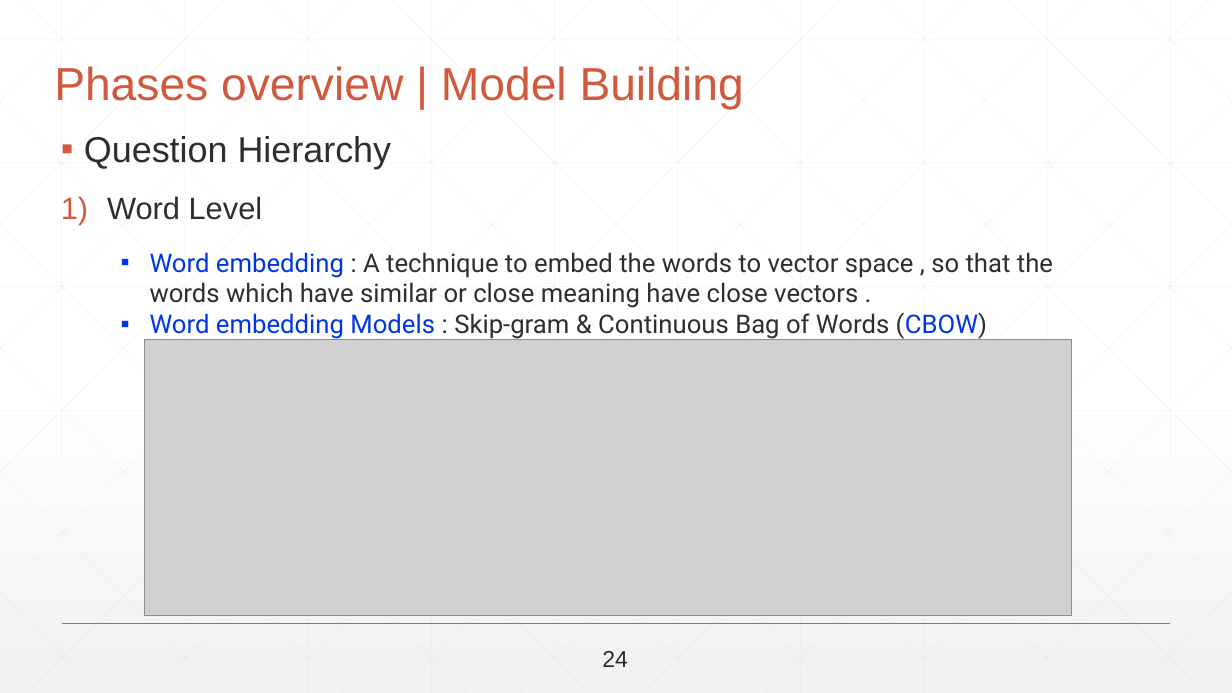
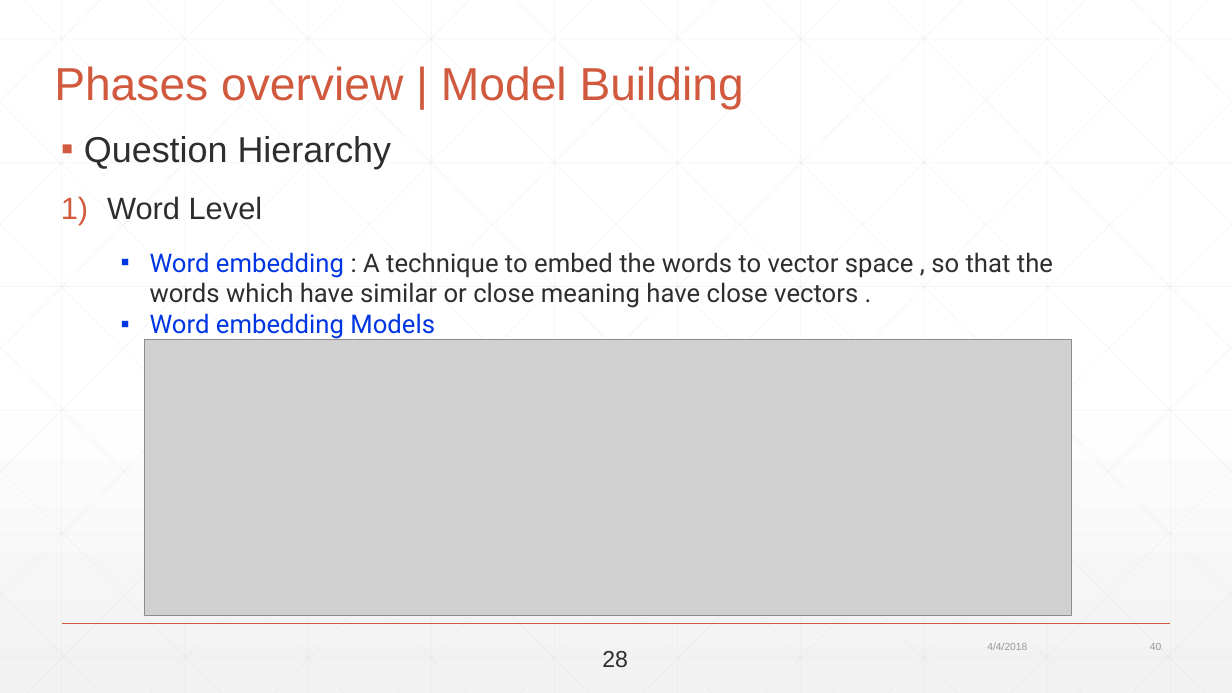
Before and after one commit to abdallahshaaban/Visual-Question-Answering, a slide deck: slide 40 of Third Seminar/Visual-QA-Third-Seminar-2017.pptx. Drawn at 1232x693 pixels with LibreOffice and Linux fonts; fonts in the diff are those of the drawing; grey boxes stand for pictures. Boxes give left, top, right and bottom in pixels: in the first picture for what was removed or moved away, otherwise in the second. Text is boxed around its words. In the diff, an @@ line names an element or a change of style, - is before the commit and + after.

```diff
--- a/Third Seminar/Visual-QA-Third-Seminar-2017.pptx
+++ b/Third Seminar/Visual-QA-Third-Seminar-2017.pptx
@@ text at <box>150,313,435,340</box>: text changed; text colour #2D2E2D to #0036E2 @@
-▪ Word embedding Models : Skip-gram & Continuous Bag of Words (CBOW)
+▪ Word embedding Models
@@ text at <box>602,651,628,668</box>: text changed @@
-24
+28
@@ text added at <box>987,643,1027,650</box>, 8 pt, text #959795 @@
+4/4/2018
@@ page number added at <box>1150,643,1161,650</box>, 8 pt, text #959795 @@
+40
```
Also in this commit, not shown: 78 other slides changed, 1 slide added, 2 other files.
